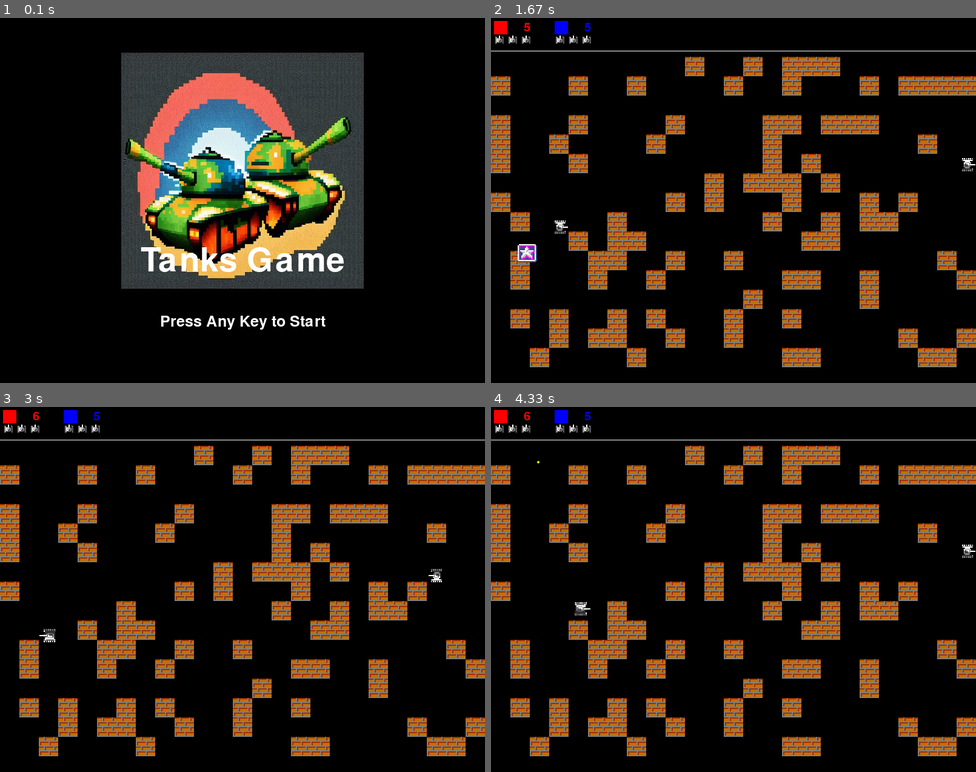
Above: before the commit, frames 1-4 (two rows, left to right).
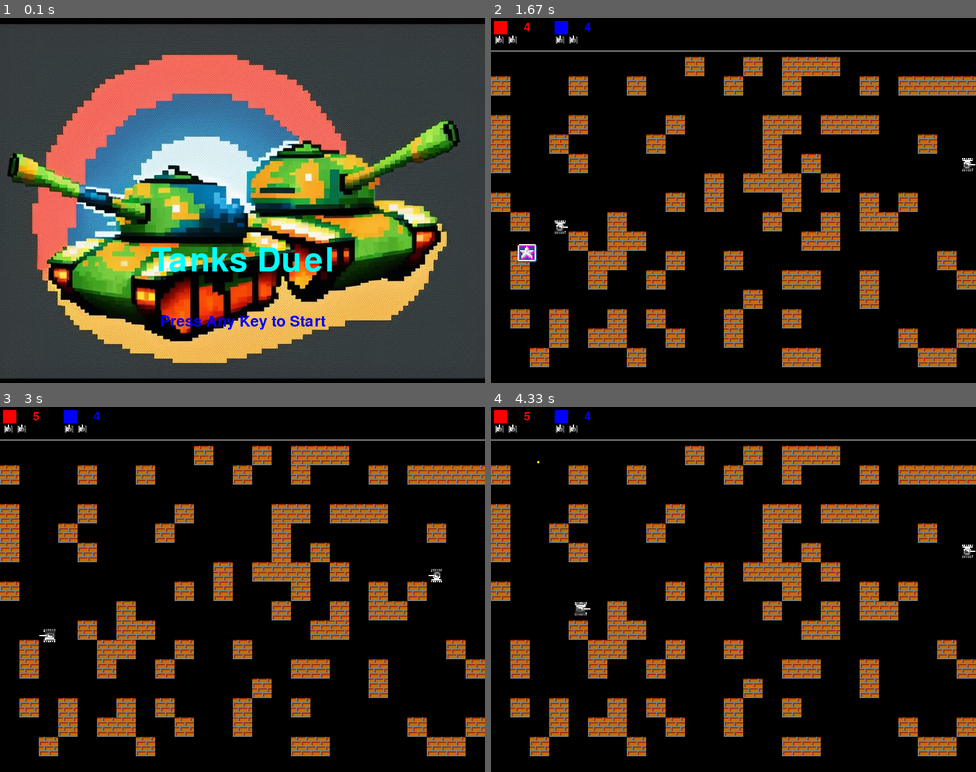
Above: after the commit, the same moments.

Repository: AlexeyAlekseev/pvp_tanks
Game: pygame game, started from main.py
The game is run twice, just before and just after one commit, with the same random seed, the same clock (stepped at 60 frames per second) and the same inputs.
Inputs:
- Up to frame 1 (0.1 s): no input
- Up to frame 2 (1.67 s): tap Enter at 0.33 s; hold Right 0.67-1.13 s; hold Up 1.17-1.47 s; hold W 1.17-1.47 s; tap Space at 1.23, 1.57 s; hold Right from 1.5 s (still down); hold D from 1.5 s (still down)
- Up to frame 3 (3 s): tap Space at 1.87, 2.07, 2.37, 2.63, 2.97 s; release Right at 1.97 s; release D at 1.97 s; hold Left 2-2.53 s; hold A 2-2.53 s; hold Down 2.57-2.87 s; hold S 2.57-2.87 s; hold Left from 2.9 s (still down); hold A from 2.9 s (still down)
- Up to frame 4 (4.33 s): tap Space at 3.27, 3.4, 3.8, 4.1 s; release Left at 3.3 s; release A at 3.3 s; hold Up 3.33-3.7 s; hold W 3.33-3.7 s; hold Right from 3.73 s (still down); hold D from 3.73 s (still down)

The runs differ from the first frame. In frame 1, 88% of the frame differs, in the area x 0-100%, y 1-99%; in frame 2, less than 0.1%; in frame 3, less than 0.1%; in frame 4, less than 0.1%.

Commit message:
Implement gameplay enhancements and title screen
Included a title screen with a start function and refined game mechanics in the 'Tank', 'Bullet', and 'Block' classes. This improves player user interface, provides more engaging game elements, and bolsters overall game fluency. Updates also include modified rank levels and hit points in 'Tank' class, revised game over screen, reformulated 'Bullet' class, and added collision detections in 'Block'.

Diff:
--- a/main.py
+++ b/main.py
@@ -10,6 +10,9 @@
 BLUE_COLOR = (0, 0, 255)
 GREEN_COLOR = (0, 255, 0)
 CYAN_COLOR = (0, 255, 255)
+
+FONT_SIZE = 55
+SMALL_FONT_SIZE = 25
 
 SCREEN_WIDTH, SCREEN_HEIGHT = 800, 602
 GRID_SIZE = 32
@@ -19,8 +22,8 @@
 PLAYER1_INIT_POSITION = (round(SCREEN_WIDTH * 0.1), SCREEN_HEIGHT // 1.7)
 PLAYER2_INIT_POSITION = (round(SCREEN_WIDTH * 0.9), SCREEN_HEIGHT // 2.3)
 
-HP = 5
-LIVES = 3
+HP = 4
+LIVES = 2
 SPEED = 2
 FPS = 60
 
@@ -98,6 +101,11 @@
             center=(5 + index * 100 + 32 + 22, 5 + 11))
         self.screen.blit(text, rect)
 
+    def draw_text(self, text, font, color, location):
+        render = font.render(text, True, color)
+        rect = render.get_rect(center=location)
+        self.screen.blit(render, rect)
+
     def draw_title_screen(self):
         # font
         font_name = pygame.font.get_default_font()
@@ -105,41 +113,61 @@
         # background & logo
         self.screen.fill(BOARD_BACKGROUND_COLOR)  # black color
         logo = pygame.image.load("images/game_logo.jpg")
-        logo = pygame.transform.scale(logo, (400, 400))  # resize the logo image
-        rect = logo.get_rect(center=(SCREEN_WIDTH // 2, SCREEN_HEIGHT // 2 - 50))
+        logo = pygame.transform.scale(logo, (SCREEN_WIDTH, SCREEN_HEIGHT))  # resize the logo image
+        rect = logo.get_rect(center=(SCREEN_WIDTH // 2, SCREEN_HEIGHT // 2))
         self.screen.blit(logo, rect.topleft)
 
         # draw title text
+        font = pygame.font.Font(font_name, FONT_SIZE)
+        self.draw_text('Tanks Duel',
+                       font, CYAN_COLOR,
+                       (SCREEN_WIDTH // 2, SCREEN_HEIGHT // 2 + 100)
+                       )
+
+        # instructions
+        font = pygame.font.Font(font_name, SMALL_FONT_SIZE)
+        self.draw_text('Press Any Key to Start',
+                       font, BLUE_COLOR,
+                       (SCREEN_WIDTH // 2, SCREEN_HEIGHT // 2 + 200)
+                       )
+        pygame.display.update()
+
+    def game_over(self, winner):
+        """Perform actions when the game is over."""
+        font_name = pygame.font.get_default_font()
         font = pygame.font.Font(font_name, 55)
-        text_surface = font.render("Tanks Game", True, (255, 255, 255))  # white color
-        text_rect = text_surface.get_rect(center=(SCREEN_WIDTH // 2, SCREEN_HEIGHT // 2 + 100))
-        self.screen.blit(text_surface, text_rect)
-
-        # instructions
-        font = pygame.font.Font(font_name, 25)
-        text_surface = font.render("Press Any Key to Start", True, (255, 255, 255))  # white color
-        text_rect = text_surface.get_rect(center=(SCREEN_WIDTH // 2, SCREEN_HEIGHT // 2 + 200))
-        self.screen.blit(text_surface, text_rect)
-
-        pygame.display.update()
-
-
-    def game_over(self):
-        """Perform actions when the game is over."""
-        while True:
+        self.screen.fill(BOARD_BACKGROUND_COLOR)  # black color
+        LOOP_TIMER = 1000
+        loop = 0
+        while loop < LOOP_TIMER:
+            pygame.display.flip()
+            # Game Over Text
+            self.draw_text('Game Over',
+                           font, WHITE_COLOR,
+                           (SCREEN_WIDTH // 2, SCREEN_HEIGHT // 2 + 50)
+                           )
+
+            # Winner Text
+            self.draw_text(f'{winner} Won!',
+                           font, WHITE_COLOR,
+                           (SCREEN_WIDTH // 2, SCREEN_HEIGHT // 2 + 100)
+                           )
+
+            # instructions
+            font = pygame.font.Font(font_name, 25)
+            self.draw_text('Press Any Key to restart',
+                           font, WHITE_COLOR,
+                           (SCREEN_WIDTH // 2, SCREEN_HEIGHT // 2 + 200)
+                           )
+
+            pygame.display.update()
             for event in pygame.event.get():
-                if event.type == pygame.QUIT:
+                if event.type == pygame.QUIT or event.type == pygame.K_ESCAPE:
                     pygame.quit()
-                if event.type == pygame.KEYUP:
-                    if event.key == pygame.K_r:
-                        main()
-            # Отображение надписи Game Over и Restart.
-            font = pygame.font.SysFont(None, 50)
-            text_game_over = font.render('Game Over', True, CYAN_COLOR)
-            screen.fill(BOARD_BACKGROUND_COLOR)
-            screen.blit(text_game_over, (SCREEN_WIDTH // 2.8, SCREEN_HEIGHT // 4))
-            pygame.display.flip()
-            pygame.display.update()
+                    sys.exit()
+                elif event.type == pygame.KEYDOWN:
+                    main(True)
+                    return
 
     def draw(self):
         """Draw the UI elements on the gaming interface."""
@@ -238,7 +266,6 @@
         else:
             self.rank = 0
         if self.hit_points <= 0:
-            # objects.remove(self)
             self.reset()
 
     @staticmethod
@@ -259,15 +286,11 @@
         self.rank = 0
         self.speed = SPEED
         self.hit_points = HP
-        if self.lives > 0:
-            self.lives -= 1
-        else:
-            ui.game_over()
-
         self.shoot_timer = 0
         self.shoot_delay = FPS
         self.bullet_speed = 5
         self.bullet_damage = 1
+        self.lives -= 1
 
 
 class Bullet:
@@ -435,8 +458,8 @@
 
 objects = []
 bullets = []
-Tank(RED_COLOR, PLAYER1_INIT_POSITION, 0, PLAYER1_INPUT)
-Tank(BLUE_COLOR, PLAYER2_INIT_POSITION, 0, PLAYER2_INPUT)
+player1_tank = Tank(RED_COLOR, PLAYER1_INIT_POSITION, 0, PLAYER1_INPUT)
+player2_tank = Tank(BLUE_COLOR, PLAYER2_INIT_POSITION, 0, PLAYER2_INPUT)
 ui = UI(objects, fontUI)
 
 for _ in range(90):
@@ -445,20 +468,19 @@
 BONUS_TIMER = 1
 
 
-def main():
+def main(game_status):
     """Entry point of the game, setting up initial state and running the game loop."""
     global BONUS_TIMER
     title_screen = True
-    running = True
-
-    while running:
+
+    while game_status:
         if title_screen:
             ui.draw_title_screen()
             pygame.display.update()
 
             for event in pygame.event.get():
                 if event.type == pygame.QUIT:
-                    running = False
+                    game_status = False
                 elif event.type == pygame.KEYDOWN:
                     title_screen = False
         else:
@@ -466,6 +488,14 @@
                 if event.type == pygame.QUIT:
                     pygame.quit()
                     sys.exit()
+            for obj in objects:
+                if obj.type == 'tank' and obj.lives < 1:
+                    if obj.color == (255, 0, 0):
+                        winner = 'Player 2'
+                    else:
+                        winner = 'Player 2'
+                    ui.game_over(winner)
+                    # game_status = False
 
             if BONUS_TIMER > 0:
                 BONUS_TIMER -= 1
@@ -489,6 +519,7 @@
 
             for obj in objects:
                 obj.draw()
+
             ui.draw()
 
             pygame.display.update()
@@ -496,4 +527,5 @@
 
 
 if __name__ == '__main__':
-    main()
+    running = True
+    main(running)
